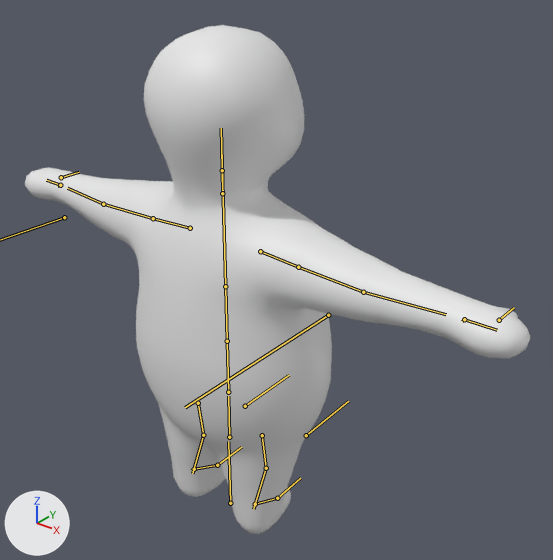
Renders of the FBX model Assets/Art/3D/Models/MainCharacter/CH_MainCharacter.fbx from each side of a commit.
The view is the same before and after, from a camera (50 mm lens) standing at (1.73, -1.85, 2.27) and looking at (0.1, 0.19, 1.01). The lights are fixed; the arrows at lower left show +X, +Y and +Z. Both versions are drawn at frame 38 of the action 'Armature|Idle'; the numbers are the values there. The bones that bend it are drawn over the model as lines.
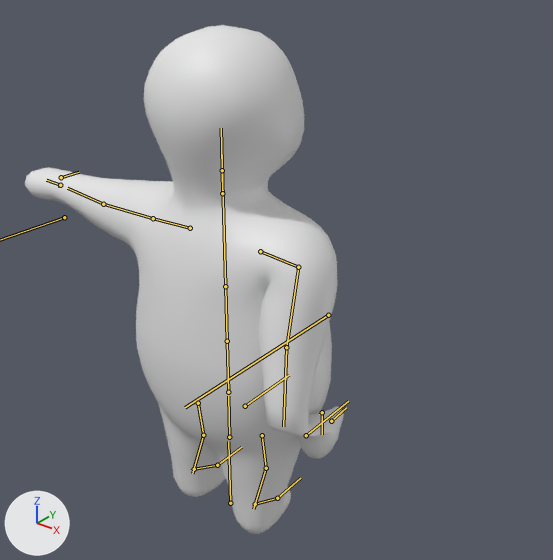
Edits to the scene script, one JSON object a line:
```json
{"block": "bone_upperarm_r", "where": "bone_upperarm_r = bpy.data.objects['Armature'].pose.bones['UpperArm_R']  # child of 'Shoulder_R'"}
{"op": "set", "path": "bone_upperarm_r.rotation_quaternion", "old": "(1.0, 0.0, 0.0, 0.0)", "new": "(0.758, -0.611, -0.16, -0.159)", "note": "degrees (0, 0, 0) -> degrees (-77, -26, -3)"}
{"block": "bone_ik_hand_r", "where": "bone_ik_hand_r = bpy.data.objects['Armature'].pose.bones['IK_Hand_R']  # child of 'Chest'"}
{"op": "set", "path": "bone_ik_hand_r.location", "old": "(0.0, 0.0, 0.0)", "new": "(0.317, 0.008, -0.356)"}
{"op": "set", "path": "bone_ik_hand_r.rotation_quaternion", "old": "(1.0, 0.0, 0.0, 0.0)", "new": "(0.707, -0.011, -0.707, 0.028)", "note": "degrees (0, 0, 0) -> degrees (-89, -87, 91)"}
```

Changed parts and their boxes (x1, y1, x2, y2) in the pictures (553 x 560 px):
```json
{"object": "Mesh.001", "change": "posed", "before": [25, 25, 530, 534], "after": [25, 25, 344, 534], "on screen": "37% narrower"}
{"bone": "UpperArm_R", "before": "(298, 267) to (363, 292)", "after": "(298, 267) to (286, 347)"}
{"bone": "IK_Hand_R", "before": "(464, 319) to (462, 321)", "after": "(322, 412) to (319, 414)"}
```
